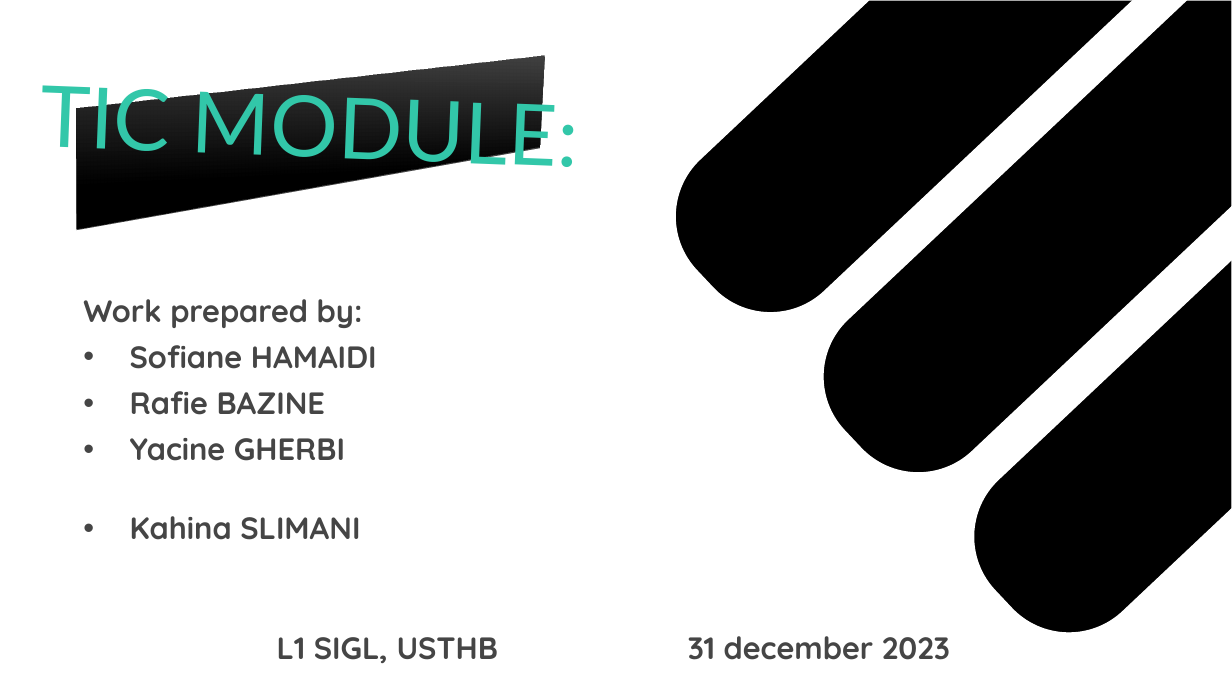
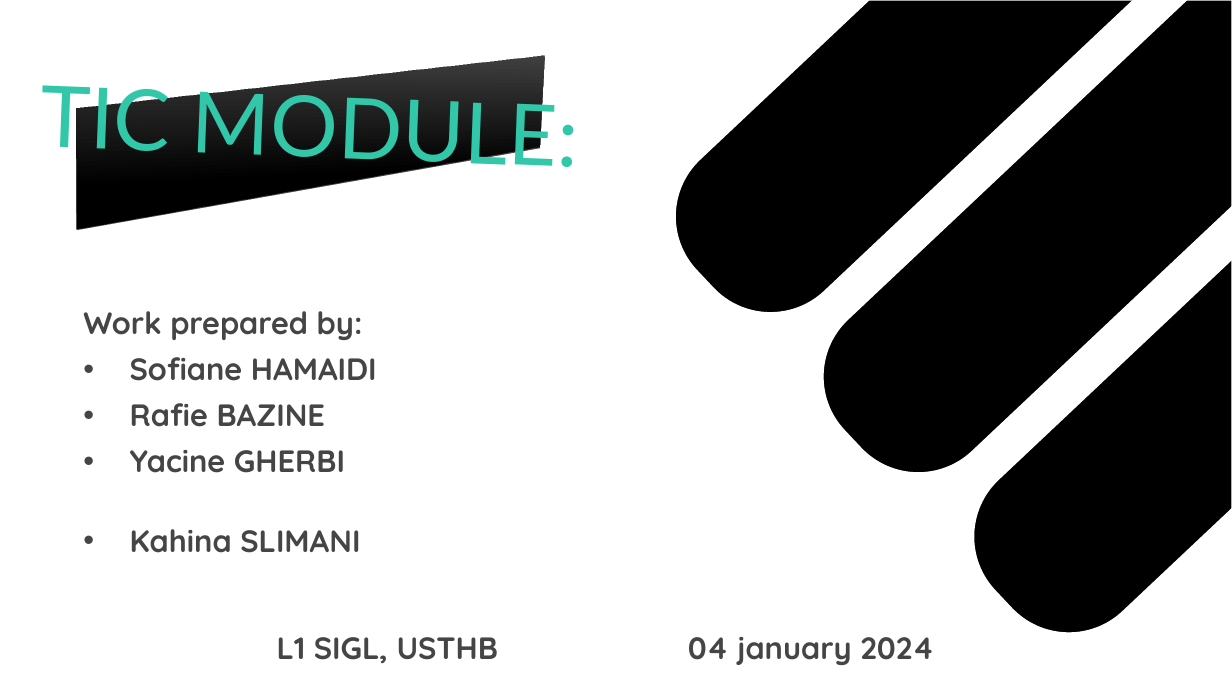
Before and after one commit to rafiebazine/TIC_project, a slide deck: slide 1 of Final project.pptx. Drawn at 1232x693 pixels with LibreOffice and Linux fonts; fonts in the diff are those of the drawing; background and template pictures are left out. Boxes give left, top, right and bottom in pixels: in the first picture for what was removed or moved away, otherwise in the second. Text is boxed around its words. In the diff, an @@ line names an element or a change of style, - is before the commit and + after.

Commit message:
add powerpoint file of sofiane

```diff
--- a/Final project.pptx
+++ b/Final project.pptx
@@ text "Work prepared by:": place and size @@
-text "Work prepared by:" at [83,299,377,540]
+text "Work prepared by:" at [83,311,377,553]
@@ text at [277,637,934,665]: text changed @@
-L1 SIGL, USTHB 31 december 2023
+L1 SIGL, USTHB 04 january 2024
```
